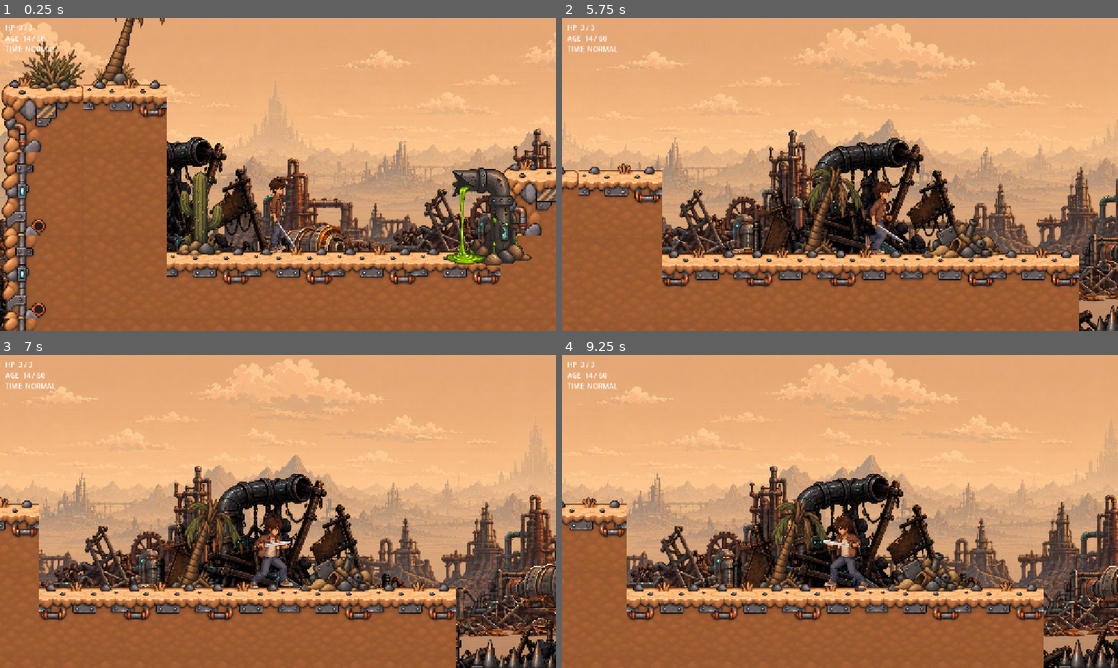
Above: before the commit, frames 1-4 (two rows, left to right).
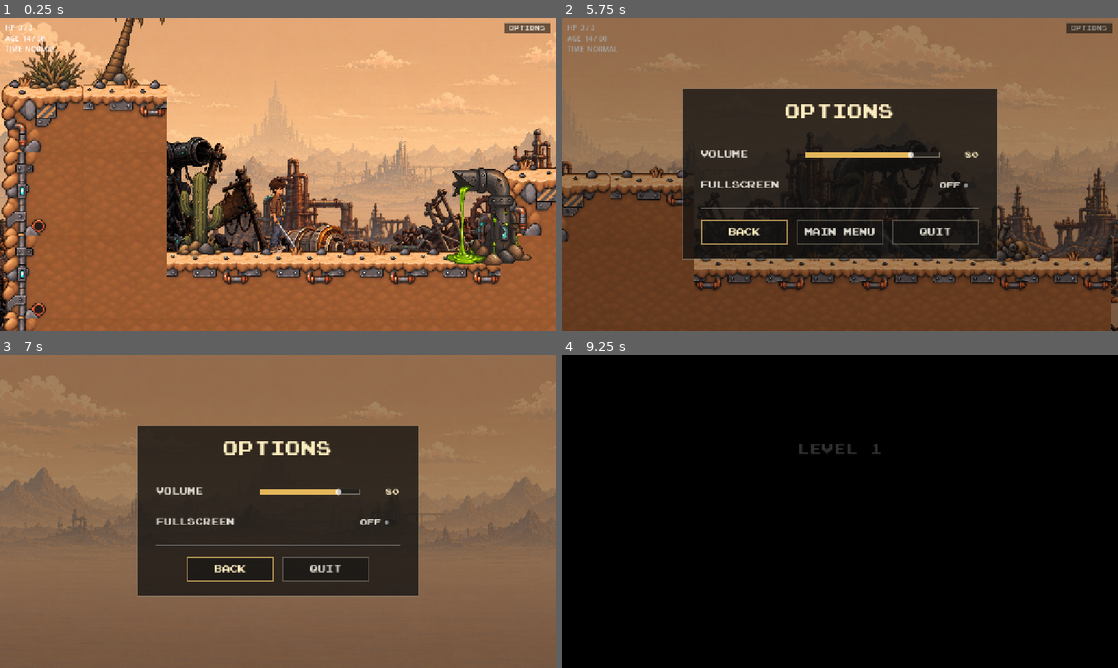
Above: after the commit, the same moments.

Repository: Zeyadzahran/years-to-spare
Game: Godot game, scene res://src/levels/level_01.tscn
Same seed, same stepped clock (60 frames per second), same inputs: the game is played once before the commit and once after it. This scene is started directly instead of the project's main scene.
Inputs (mouse positions are in pixels of both pictures, inside the frame that each line leads up to):
- Up to frame 1 (0.25 s): no input
- Up to frame 2 (5.75 s): click (1090, 27) at 0.5 s, where only the run after the commit has a clickable "OPTIONS"; click (745, 230) at 1.25 s, where only the run after the commit has a clickable "BACK"; tap Enter at 2 s; hold D (move_right) 2.03-3.53 s; tap J (attack) at 2.1 s; tap Space (jump) at 2.27, 3.02, 4.52, 5.27 s; tap S (crouch) at 2.85 s; hold A (move_left) 3.53-4.28 s; tap E (time_rewind) at 3.6 s; hold D (move_right) from 4.28 s (still down); tap Shift (time_slow) at 4.35 s; tap Q (time_stop) at 5.1 s; tap Escape (pause) at 5.65 s
- Up to frame 3 (7 s): release D (move_right) at 5.75 s; click (278, 567) at 5.75 s, where only the run after the commit has a clickable "MAIN MENU"; click (278, 520) at 6.5 s, where only the run after the commit has a clickable "OPTIONS"
- Up to frame 4 (9.25 s): click (789, 567) at 7.25 s, where only the run after the commit has a clickable "BACK"; click (840, 492) at 8 s, where only the run after the commit has a clickable "PLAY"; hold A (move_left) from 8.78 s (still down); tap J (attack) at 8.85 s; tap Space (jump) at 9.02 s

The runs differ from the first frame. In frame 1, 0.3% of the frame differs, in the area x 90-99%, y 1-5%; in frame 2, 93%; in frame 3, 94%; in frame 4, 97%, in the area x 0-100%, y 0-100%.

Commit message:
Options in game

Diff:
--- a/scenes/options.tscn
+++ b/scenes/options.tscn
@@ -215,9 +215,14 @@
 [node name="Divider2" type="HSeparator" parent="Center/Panel/Margin/Content"]
 layout_mode = 2
 
-[node name="BackButton" type="Button" parent="Center/Panel/Margin/Content"]
-unique_name_in_owner = true
-custom_minimum_size = Vector2(260, 56)
+[node name="Buttons" type="HBoxContainer" parent="Center/Panel/Margin/Content"]
+layout_mode = 2
+alignment = 1
+theme_override_constants/separation = 20
+
+[node name="BackButton" type="Button" parent="Center/Panel/Margin/Content/Buttons"]
+unique_name_in_owner = true
+custom_minimum_size = Vector2(200, 56)
 layout_mode = 2
 size_flags_horizontal = 4
 theme_override_colors/font_color = Color(0.858824, 0.843137, 0.8, 1)
@@ -232,6 +237,42 @@
 theme_override_styles/focus = SubResource("StyleBoxFlat_btn_focus")
 text = "BACK"
 
+[node name="MainMenuButton" type="Button" parent="Center/Panel/Margin/Content/Buttons"]
+unique_name_in_owner = true
+custom_minimum_size = Vector2(200, 56)
+layout_mode = 2
+size_flags_horizontal = 4
+theme_override_colors/font_color = Color(0.858824, 0.843137, 0.8, 1)
+theme_override_colors/font_hover_color = Color(0.988235, 0.921569, 0.741176, 1)
+theme_override_colors/font_pressed_color = Color(0.0784314, 0.0705882, 0.0588235, 1)
+theme_override_colors/font_focus_color = Color(0.988235, 0.921569, 0.741176, 1)
+theme_override_fonts/font = ExtResource("1_c2u1v")
+theme_override_font_sizes/font_size = 18
+theme_override_styles/normal = SubResource("StyleBoxFlat_btn_normal")
+theme_override_styles/hover = SubResource("StyleBoxFlat_btn_hover")
+theme_override_styles/pressed = SubResource("StyleBoxFlat_btn_pressed")
+theme_override_styles/focus = SubResource("StyleBoxFlat_btn_focus")
+text = "MAIN MENU"
+
+[node name="QuitButton" type="Button" parent="Center/Panel/Margin/Content/Buttons"]
+unique_name_in_owner = true
+custom_minimum_size = Vector2(200, 56)
+layout_mode = 2
+size_flags_horizontal = 4
+theme_override_colors/font_color = Color(0.858824, 0.843137, 0.8, 1)
+theme_override_colors/font_hover_color = Color(0.988235, 0.921569, 0.741176, 1)
+theme_override_colors/font_pressed_color = Color(0.0784314, 0.0705882, 0.0588235, 1)
+theme_override_colors/font_focus_color = Color(0.988235, 0.921569, 0.741176, 1)
+theme_override_fonts/font = ExtResource("1_c2u1v")
+theme_override_font_sizes/font_size = 18
+theme_override_styles/normal = SubResource("StyleBoxFlat_btn_normal")
+theme_override_styles/hover = SubResource("StyleBoxFlat_btn_hover")
+theme_override_styles/pressed = SubResource("StyleBoxFlat_btn_pressed")
+theme_override_styles/focus = SubResource("StyleBoxFlat_btn_focus")
+text = "QUIT"
+
 [connection signal="value_changed" from="Center/Panel/Margin/Content/Settings/VolumeRow/VolumeSlider" to="." method="_on_volume_slider_value_changed"]
 [connection signal="toggled" from="Center/Panel/Margin/Content/Settings/FullscreenRow/FullscreenCheck" to="." method="_on_fullscreen_check_toggled"]
-[connection signal="pressed" from="Center/Panel/Margin/Content/BackButton" to="." method="_on_back_button_pressed"]
+[connection signal="pressed" from="Center/Panel/Margin/Content/Buttons/BackButton" to="." method="_on_back_button_pressed"]
+[connection signal="pressed" from="Center/Panel/Margin/Content/Buttons/MainMenuButton" to="." method="_on_main_menu_button_pressed"]
+[connection signal="pressed" from="Center/Panel/Margin/Content/Buttons/QuitButton" to="." method="_on_quit_button_pressed"]
--- a/scripts/music_manager.gd
+++ b/scripts/music_manager.gd
@@ -6,6 +6,9 @@
 
 
 func _ready():
+	# Music keeps playing while the options overlay pauses the level, so the
+	# volume slider has something to be heard against.
+	process_mode = Node.PROCESS_MODE_ALWAYS
 	player = AudioStreamPlayer.new()
 	add_child(player)
 
--- a/scripts/options.gd
+++ b/scripts/options.gd
@@ -4,8 +4,22 @@
 @onready var volume_value: Label = %VolumeValue
 @onready var fullscreen_check: CheckButton = %FullscreenCheck
 @onready var back_button: Button = %BackButton
+@onready var main_menu_button: Button = %MainMenuButton
+@onready var quit_button: Button = %QuitButton
+
+const MAIN_MENU_SCENE := "res://src/levels/main_menu.tscn"
+
+## Set by whatever opens this over a running level (see src/ui/hud.gd): closing
+## frees the panel instead of leaving for the main menu.
+var overlay := false
 
 func _ready():
+	if overlay:
+		# Let the level show through instead of the menu artwork.
+		$Background.hide()
+	else:
+		# Back already leads to the menu when this is its own scene.
+		main_menu_button.hide()
 	volume_slider.value = SettingsManager.volume
 	fullscreen_check.button_pressed = SettingsManager.fullscreen
 	_update_volume_label(SettingsManager.volume)
@@ -13,19 +27,29 @@
 	back_button.grab_focus()
 
 func _unhandled_input(event):
-	if event.is_action_pressed("ui_cancel"):
+	if event.is_action_pressed("ui_cancel") or event.is_action_pressed("pause"):
+		get_viewport().set_input_as_handled()
 		_on_back_button_pressed()
 
 func _on_back_button_pressed():
-	get_tree().change_scene_to_file("res://src/levels/main_menu.tscn")
+	if overlay:
+		queue_free()
+		return
+	get_tree().change_scene_to_file(MAIN_MENU_SCENE)
+
+
+func _on_main_menu_button_pressed():
+	# The level is paused while this sits over it; the menu needs it running.
+	get_tree().paused = false
+	get_tree().change_scene_to_file(MAIN_MENU_SCENE)
+
+
+func _on_quit_button_pressed():
+	get_tree().quit()
 
 func _on_volume_slider_value_changed(value):
 	SettingsManager.volume = value
-	var volume_db = linear_to_db(value / 100.0)
-	AudioServer.set_bus_volume_db(
-		AudioServer.get_bus_index("Master"),
-		volume_db
-	)
+	SettingsManager.apply_volume()
 	_update_volume_label(value)
 	SettingsManager.save_settings()
 
--- a/scripts/settings_manager.gd
+++ b/scripts/settings_manager.gd
@@ -8,6 +8,15 @@
 
 func _ready():
 	load_settings()
+	apply_volume()
+
+
+## Pushes `volume` (0-100) onto the master bus. Call after changing it.
+func apply_volume():
+	AudioServer.set_bus_volume_db(
+		AudioServer.get_bus_index("Master"),
+		linear_to_db(volume / 100.0)
+	)
 
 
 func save_settings():
--- a/src/ui/hud.gd
+++ b/src/ui/hud.gd
@@ -5,8 +5,16 @@
 @onready var health_label: Label = %Health
 @onready var age_label: Label = %Age
 @onready var time_label: Label = %TimeMode
+@onready var options_button: Button = %Options
+
+const OPTIONS_SCENE := preload("res://scenes/options.tscn")
+
+var _options_panel: Control = null
 
 func _ready() -> void:
+	# Stay responsive while the options overlay pauses the level.
+	process_mode = Node.PROCESS_MODE_ALWAYS
+	options_button.pressed.connect(_on_options_pressed)
 	EventBus.player_health_changed.connect(_on_health_changed)
 	EventBus.player_age_changed.connect(_on_age_changed)
 	EventBus.time_mode_changed.connect(_on_time_mode_changed)
@@ -34,3 +42,32 @@
 
 func _on_time_mode_changed(mode: int) -> void:
 	time_label.text = "TIME  %s" % TimeService.Mode.keys()[mode]
+
+
+func _unhandled_input(event: InputEvent) -> void:
+	# The panel closes itself on the same key, so only open when it is gone.
+	if is_instance_valid(_options_panel):
+		return
+	if event.is_action_pressed("pause") or event.is_action_pressed("ui_cancel"):
+		get_viewport().set_input_as_handled()
+		_on_options_pressed()
+
+
+func _on_options_pressed() -> void:
+	if is_instance_valid(_options_panel):
+		return
+	_options_panel = OPTIONS_SCENE.instantiate()
+	_options_panel.process_mode = Node.PROCESS_MODE_ALWAYS
+	# Closing returns to the level instead of the main menu.
+	_options_panel.set("overlay", true)
+	_options_panel.tree_exited.connect(_on_options_closed)
+	add_child(_options_panel)
+	get_tree().paused = true
+
+
+func _on_options_closed() -> void:
+	_options_panel = null
+	# Skip when the whole level is being torn down, e.g. leaving for the menu.
+	if not is_inside_tree():
+		return
+	get_tree().paused = false
--- a/src/ui/hud.tscn
+++ b/src/ui/hud.tscn
@@ -1,34 +1,88 @@
 [gd_scene format=3 uid="uid://bv8j3me4a5f5i"]
 
 [ext_resource type="Script" uid="uid://b285vas3qfemk" path="res://src/ui/hud.gd" id="1_hud"]
+[ext_resource type="FontFile" uid="uid://ch88yap8gjhin" path="res://assets/fonts/prstart.ttf" id="2_font"]
 
-[node name="HUD" type="CanvasLayer"]
+[sub_resource type="StyleBoxFlat" id="StyleBoxFlat_btn_normal"]
+content_margin_left = 12.0
+content_margin_top = 7.0
+content_margin_right = 12.0
+content_margin_bottom = 7.0
+bg_color = Color(0.0784314, 0.0745098, 0.0705882, 0.588235)
+border_width_left = 2
+border_width_top = 2
+border_width_right = 2
+border_width_bottom = 2
+border_color = Color(0.541176, 0.521569, 0.462745, 0.470588)
+
+[sub_resource type="StyleBoxFlat" id="StyleBoxFlat_btn_pressed"]
+content_margin_left = 12.0
+content_margin_top = 9.0
+content_margin_right = 12.0
+content_margin_bottom = 5.0
+bg_color = Color(0.898039, 0.717647, 0.356863, 0.870588)
+border_width_left = 2
+border_width_top = 2
+border_width_right = 2
+border_width_bottom = 2
+border_color = Color(0.988235, 0.87451, 0.6, 1)
+
+[sub_resource type="StyleBoxFlat" id="StyleBoxFlat_btn_hover"]
+content_margin_left = 12.0
+content_margin_top = 7.0
+content_margin_right = 12.0
+content_margin_bottom = 7.0
+bg_color = Color(0.176471, 0.156863, 0.121569, 0.784314)
+border_width_left = 2
+border_width_top = 2
+border_width_right = 2
+border_width_bottom = 2
+border_color = Color(0.898039, 0.717647, 0.356863, 0.941176)
+
+[node name="HUD" type="CanvasLayer" unique_id=1527009177]
 script = ExtResource("1_hud")
 
-[node name="Margin" type="MarginContainer" parent="."]
+[node name="Margin" type="MarginContainer" parent="." unique_id=1945740297]
 anchors_preset = 15
 anchor_right = 1.0
 anchor_bottom = 1.0
 theme_override_constants/margin_left = 12
 theme_override_constants/margin_top = 10
+theme_override_constants/margin_right = 12
 
-[node name="Stats" type="VBoxContainer" parent="Margin"]
+[node name="Stats" type="VBoxContainer" parent="Margin" unique_id=1347888945]
 layout_mode = 2
 size_flags_horizontal = 0
 size_flags_vertical = 0
 theme_override_constants/separation = 2
 
-[node name="Health" type="Label" parent="Margin/Stats"]
+[node name="Health" type="Label" parent="Margin/Stats" unique_id=1020896633]
 unique_name_in_owner = true
 layout_mode = 2
 text = "HP"
 
-[node name="Age" type="Label" parent="Margin/Stats"]
+[node name="Age" type="Label" parent="Margin/Stats" unique_id=1700145060]
 unique_name_in_owner = true
 layout_mode = 2
 text = "AGE"
 
-[node name="TimeMode" type="Label" parent="Margin/Stats"]
+[node name="TimeMode" type="Label" parent="Margin/Stats" unique_id=1847813554]
 unique_name_in_owner = true
 layout_mode = 2
 text = "TIME"
+
+[node name="Options" type="Button" parent="Margin" unique_id=2119716478]
+unique_name_in_owner = true
+layout_mode = 2
+size_flags_horizontal = 8
+size_flags_vertical = 0
+focus_mode = 0
+theme_override_colors/font_color = Color(0.858824, 0.843137, 0.8, 1)
+theme_override_colors/font_pressed_color = Color(0.0784314, 0.0745098, 0.0705882, 1)
+theme_override_colors/font_hover_color = Color(0.988235, 0.921569, 0.741176, 1)
+theme_override_fonts/font = ExtResource("2_font")
+theme_override_font_sizes/font_size = 12
+theme_override_styles/normal = SubResource("StyleBoxFlat_btn_normal")
+theme_override_styles/pressed = SubResource("StyleBoxFlat_btn_pressed")
+theme_override_styles/hover = SubResource("StyleBoxFlat_btn_hover")
+text = "OPTIONS"
